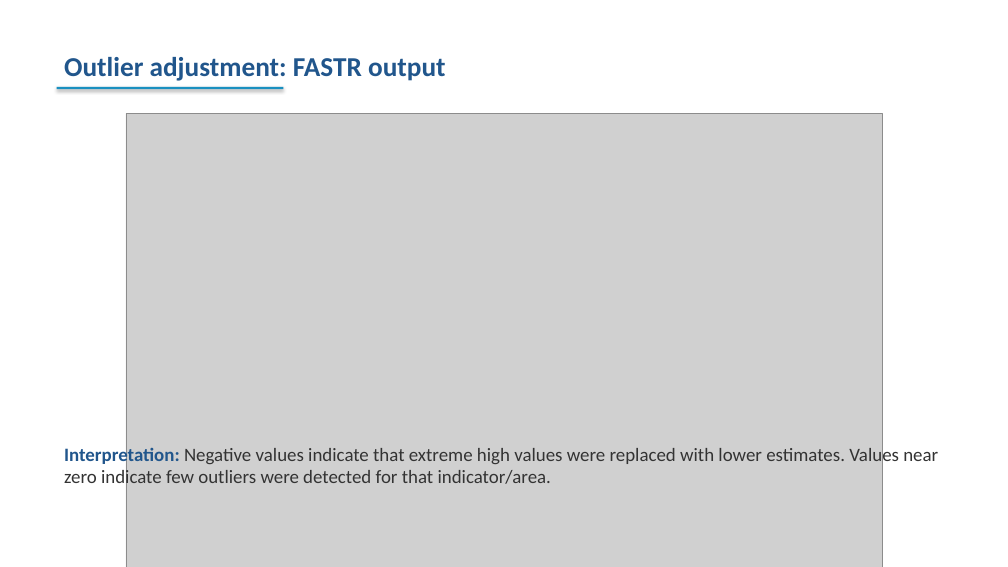
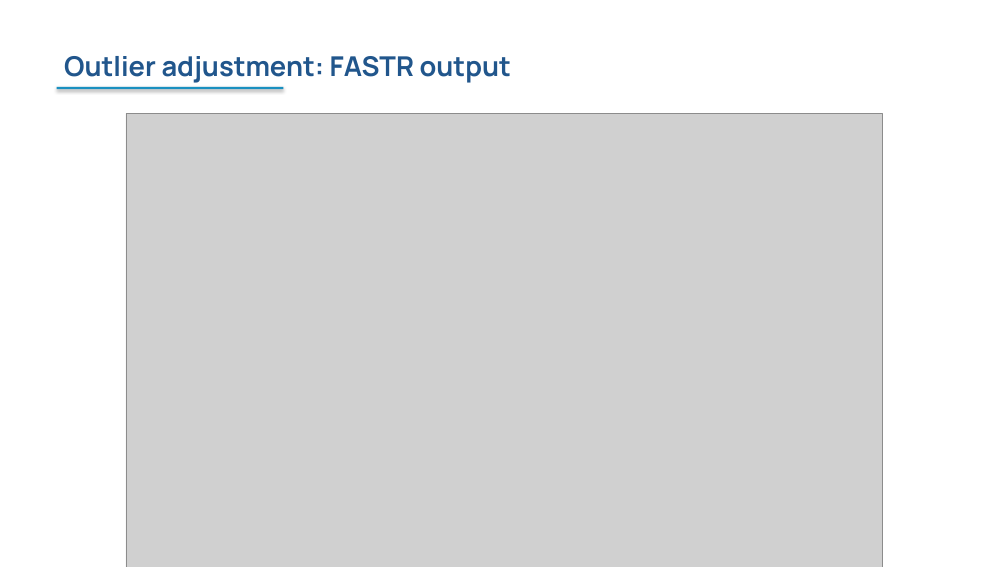
Before and after one commit to FASTR-Analytics/fastr-resource-hub, a slide deck: slide 72 of outputs/2026-zambia_deck.pptx. Drawn at 1008x567 pixels with LibreOffice and Linux fonts; fonts in the diff are those of the drawing; grey boxes stand for pictures. Boxes give left, top, right and bottom in pixels: in the first picture for what was removed or moved away, otherwise in the second. Text is boxed around its words. In the diff, an @@ line names an element or a change of style, - is before the commit and + after.

```diff
--- a/outputs/2026-zambia_deck.pptx
+++ b/outputs/2026-zambia_deck.pptx
@@ text "Outlier adjustment: FASTR output" at <box>64,56,511,83</box>: font Calibri to Manrope @@
@@ text removed at <box>64,445,938,489</box> @@
-Interpretation: Negative values indicate that extreme high values were replaced with lower estimates. Values near zero indicate few outliers were detected for that indicator/area.
```
Also in this commit, not shown: 130 other slides changed, 4 slides added, 3 slides removed, 22 other files.
